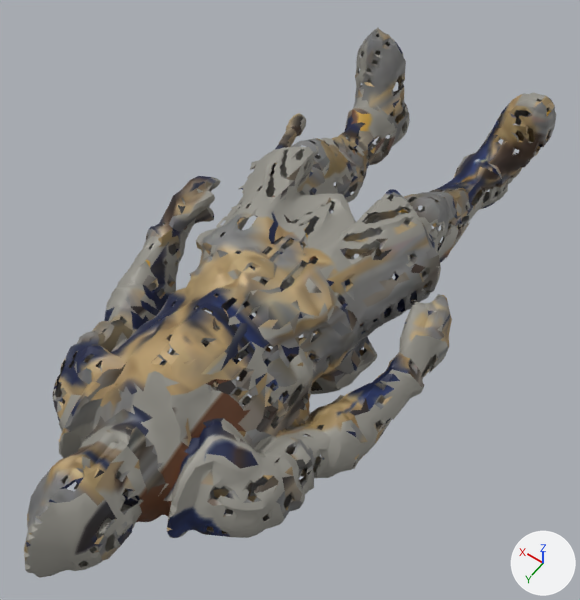
Before and after pictures for a commit that changed the FBX model Assets/ThemePack/fantasy_kingdom_a/art/heroes/3d/sir_aldric_path2_clean.fbx.
Both versions are drawn from a 50 mm lens placed at (-0.804, 2.026, 1.711), pointed at (-0.021, 0.929, -0.013). The lights are fixed; the arrows at lower right show +X, +Y and +Z. The older version comes first.

In view in the first picture: 'SirAldricRetopo'.
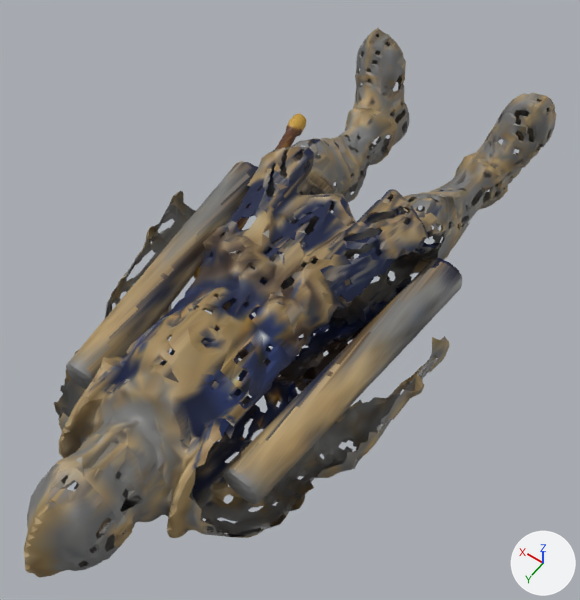
What changed in the scene script:
```text
Change me_mesh_0_001:
    used by ob_siraldricretopo; location = (0.0, 0.0, 0.0)
    remove me_mesh_0_001.from_pydata(...)  # 16040 vertices, 28274 faces; spans x -0.45..0.46, y 0.0..1.86, z -0.23..0.22
    add me_mesh_0_001.from_pydata(...)  # 17240 vertices, 26502 faces; spans x -0.45..0.46, y 0.0..1.86, z -0.23..0.22
    me_mesh_0_001 part 1: 105 vertices moved within x -0.38..0.43, y 0.0..1.57, z -0.19..0.13; 3044 vertices removed from x -0.44..0.44, y 0.15..1.56, z -0.21..0.18; 4244 vertices added at x -0.44..0.43, y 0.0..1.6, z -0.21..0.2
    me_mesh_0_001 part 2: 20274 kept faces spanning x -0.45..0.46, y 0.0..1.86, z -0.23..0.22 get new texture (UV) coordinates
```

Where the change shows, as pixel boxes [x1, y1, x2, y2] in the pictures (580 x 600 px; the box of a moved part takes in the faces that stretch with it):
part 1 of me_mesh_0_001, moved or reshaped
    before: [53, 154, 515, 537]
    after: [59, 95, 515, 535]
part 2 of me_mesh_0_001, surface changed
    both: [24, 28, 556, 577]
